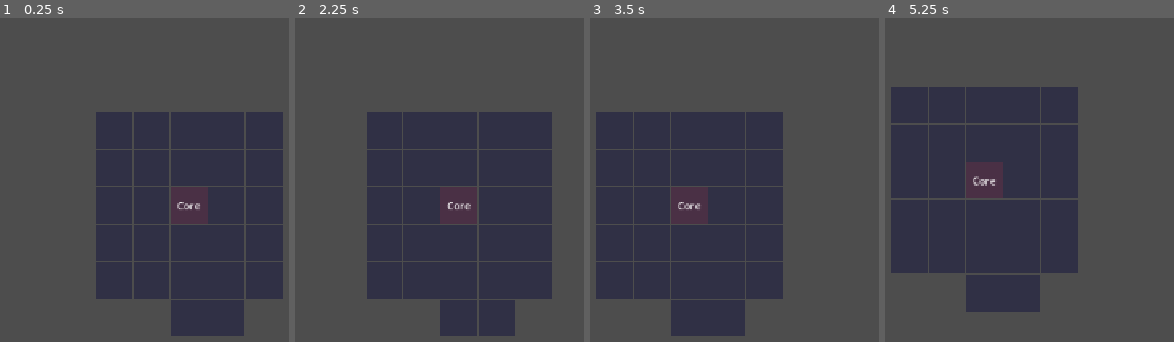
Above: before the commit, frames 1-4 (left to right).
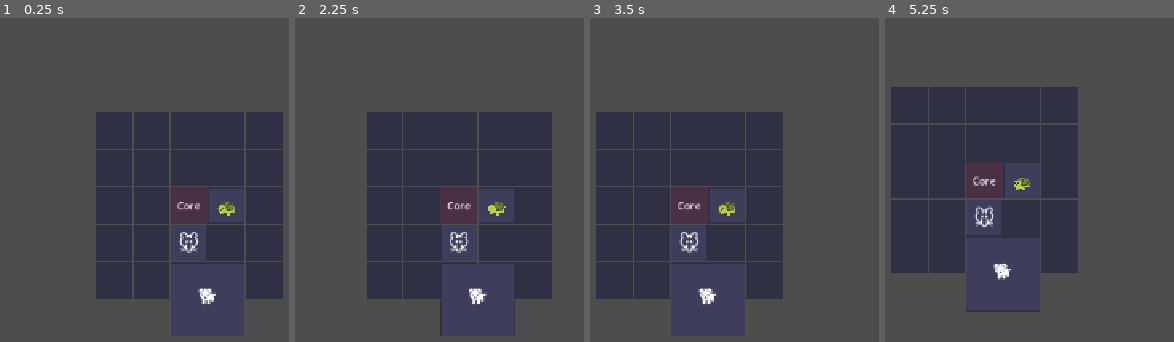
Above: after the commit, the same moments.

Repository: seekerzz/tower-html
Game: Godot game, scene res://src/Scenes/Tests/TestGridScene.tscn
The game is run twice, just before and just after one commit, with the same random seed, the same clock (stepped at 60 frames per second) and the same inputs. The project has no main scene, so this scene is started directly.
Inputs (mouse positions are in pixels of both pictures, inside the frame that each line leads up to):
- Up to frame 1 (0.25 s): no input
- Up to frame 2 (2.25 s): tap Enter at 0.5, 2 s; drag from (482, 205) to (407, 131) at 0.52 s; tap Space at 1.25 s; drag from (482, 241) to (407, 131) at 1.27 s; move the mouse to (482, 167) at 2.02 s; hold Right (ui_right) from 2.03 s (still down); tap R at 2.1 s; click (482, 167) at 2.17 s
- Up to frame 3 (3.5 s): release Right (ui_right) at 2.75 s; drag from (728, 205) to (616, 280) at 2.77 s
- Up to frame 4 (5.25 s): tap Space at 3.5, 5 s; drag from (945, 205) to (1139, 241) at 3.52 s; tap Enter at 4.25 s; drag from (908, 131) to (1020, 205) at 4.27 s; move the mouse to (908, 167) at 5.02 s; hold Down (ui_down) from 5.03 s (still down); tap Q at 5.1 s; click (908, 167) at 5.17 s

The runs differ from the first frame. In frame 1, 0.8% of the frame differs, in the area x 61-82%, y 56-89%; in frame 2, 0.7%; in frame 3, 0.8%; in frame 4, 0.8%.
Error before the commit: Parse Error: Only identifier, attribute access, and subscription access can be used as assignment target. (res://src/Scripts/Unit.gd:159)

Commit message:
Fix Unit.gd syntax error and MainGUI scene loading
Fixed a syntax error in `src/Scripts/Unit.gd` where a property assignment was incorrectly using division syntax.
Updated `src/Scripts/Unit.gd` to use `get_node_or_null` for `BuffContainer` to prevent runtime errors when the node doesn't exist.
Fixed `src/Scenes/UI/MainGUI.tscn` to correctly reference `SkillBar.tscn` as an external resource, resolving scene parsing errors.

Diff:
--- a/src/Scenes/UI/MainGUI.tscn
+++ b/src/Scenes/UI/MainGUI.tscn
@@ -1,6 +1,7 @@
 [gd_scene load_steps=2 format=3 uid="uid://gui123"]
 
 [ext_resource type="Script" path="res://src/Scripts/UI/MainGUI.gd" id="1_gui"]
+[ext_resource type="PackedScene" path="res://src/Scenes/UI/SkillBar.tscn" id="2_skillbar"]
 
 [node name="MainGUI" type="Control"]
 layout_mode = 3
@@ -106,4 +107,4 @@
 text = "Damage Stats"
 horizontal_alignment = 1
 
-[node name="SkillBar" parent="." instance=ExtResource("res://src/Scenes/UI/SkillBar.tscn")]
+[node name="SkillBar" parent="." instance=ExtResource("2_skillbar")]
--- a/src/Scripts/Unit.gd
+++ b/src/Scripts/Unit.gd
@@ -141,7 +141,7 @@
 
 func _update_buff_icons():
 	# Simple visualization: a small label or HBox at the bottom of the unit
-	var buff_container = $BuffContainer
+	var buff_container = get_node_or_null("BuffContainer")
 	if !buff_container:
 		buff_container = HBoxContainer.new()
 		buff_container.name = "BuffContainer"
@@ -156,7 +156,7 @@
 
 	for buff in active_buffs:
 		var lbl = Label.new()
-		lbl.theme_override_font_sizes/font_size = 10
+		lbl.add_theme_font_size_override("font_size", 10)
 		lbl.horizontal_alignment = HORIZONTAL_ALIGNMENT_CENTER
 		lbl.vertical_alignment = VERTICAL_ALIGNMENT_CENTER
 
